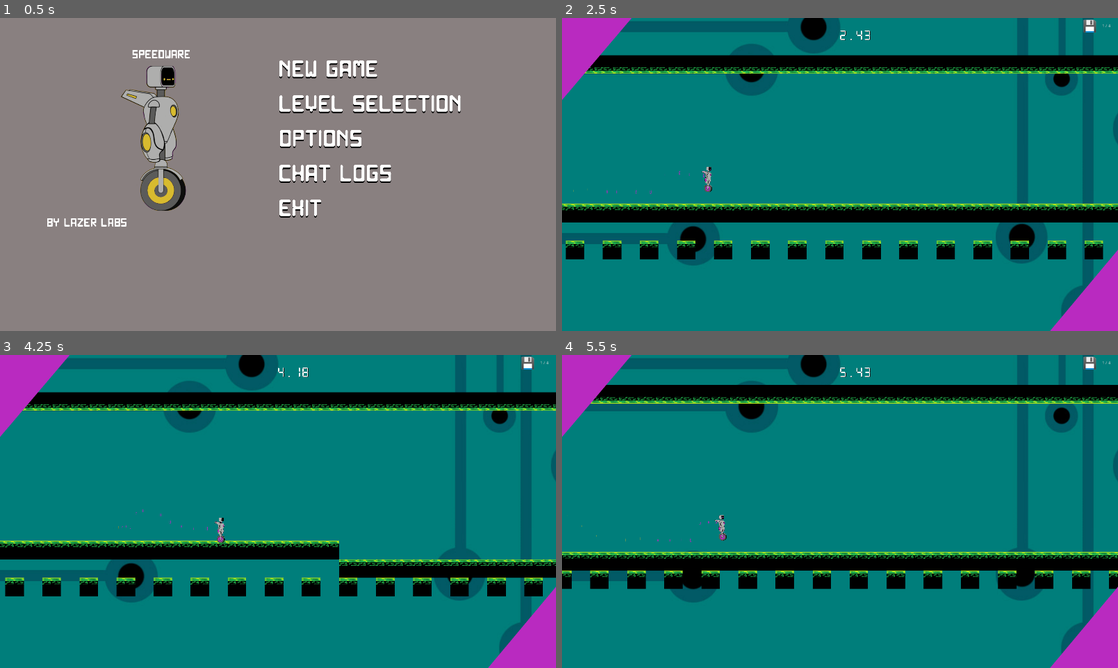
Above: before the commit, frames 1-4 (two rows, left to right).
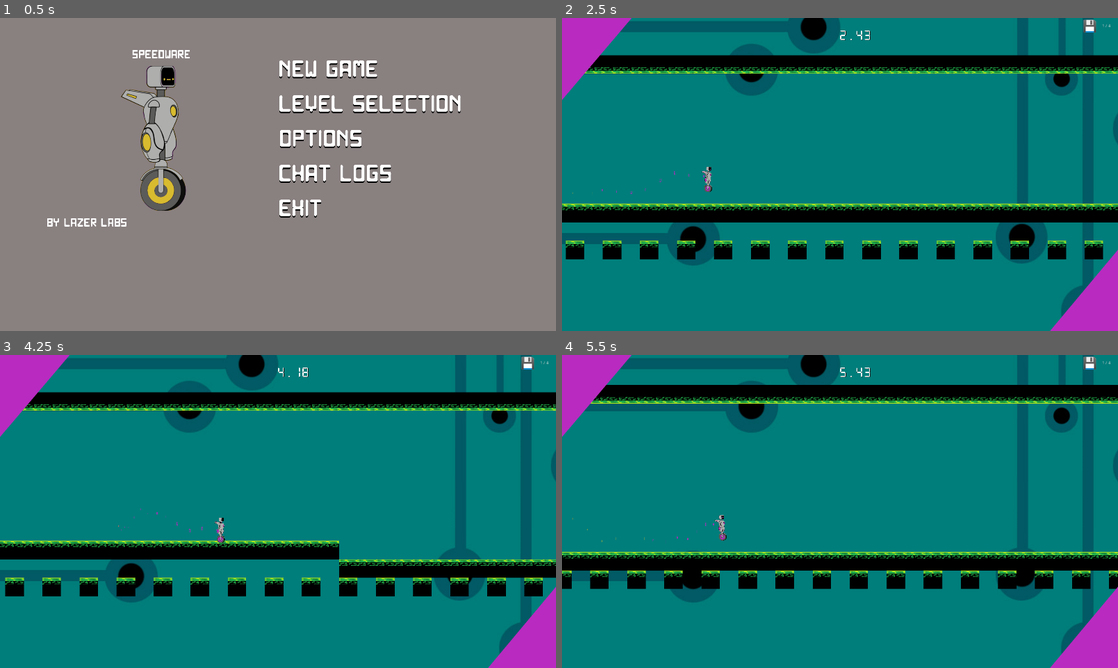
Above: after the commit, the same moments.

Repository: TheChriggu/Speedware
Game: Godot game, scene res://Menus/Startmenu/TitleScreen.tscn
Two runs of this game, one before a commit and one after it. Both use one fixed random seed, a clock stepped at 60 frames per second and the inputs below. Sound files missing from this copy of the repository are replaced by a short silence.
Inputs (mouse positions are in pixels of both pictures, inside the frame that each line leads up to):
- Up to frame 1 (0.5 s): no input
- Up to frame 2 (2.5 s): click "new Game" at 0.5 s; move the mouse to (962, 158) at 1.27 s; hold D (move_right) from 1.28 s (still down); right-click (962, 158) at 1.35 s; tap Space (jump) at 1.52, 2.27 s; move the mouse to (728, 190) at 2.02 s; right-click (728, 190) at 2.1 s
- Up to frame 3 (4.25 s): move the mouse to (333, 442) at 2.77 s; release D (move_right) at 2.78 s; hold A (move_left) 2.78-3.53 s; right-click (333, 442) at 2.85 s; move the mouse to (250, 574) at 3.52 s; hold D (move_right) from 3.53 s (still down); right-click (250, 574) at 3.6 s; tap Space (jump) at 3.77 s
- Up to frame 4 (5.5 s): move the mouse to (1006, 558) at 4.27 s; right-click (1006, 558) at 4.35 s; tap Space (jump) at 4.52, 5.27 s; move the mouse to (673, 464) at 5.02 s; release D (move_right) at 5.03 s; hold A (move_left) from 5.03 s (still down); right-click (673, 464) at 5.1 s

Frame 1 is identical in both runs. In frame 2, less than 0.1% of the frame differs, in the area x 1-26%, y 48-57%; in frame 3, less than 0.1%, in the area x 21-40%, y 49-57%; in frame 4, less than 0.1%.

Commit message:
-added right shoulder buttons to switch color -changed player to start with correctly colored trail
--HG--
branch : WorkingVersion_MS02

Diff:
--- a/Menus/Startmenu/TitleScreen.tscn
+++ b/Menus/Startmenu/TitleScreen.tscn
@@ -318,7 +318,7 @@
 "values": [ Vector2( 0, 240 ) ]
 }
 
-[node name="TitleScreen" type="Control"]
+[node name="TitleScreen" type="Control" index="0"]
 
 pause_mode = 2
 anchor_left = 0.0
--- a/Player/playerKinematic.tscn
+++ b/Player/playerKinematic.tscn
@@ -433,7 +433,7 @@
 show_behind_parent = true
 position = Vector2( 3.33757, -8.7665 )
 rotation = -1.5708
-emitting = false
+emitting = true
 amount = 20
 lifetime = 10.0
 one_shot = false
@@ -458,7 +458,7 @@
 show_behind_parent = true
 position = Vector2( 3.33757, -8.7665 )
 rotation = -1.5708
-emitting = true
+emitting = false
 amount = 20
 lifetime = 10.0
 one_shot = false
--- a/project.godot
+++ b/project.godot
@@ -58,6 +58,8 @@
 switchColor=[ Object(InputEventMouseButton,"resource_local_to_scene":false,"resource_name":"","device":0,"alt":false,"s …(214 unchanged characters)…
 , Object(InputEventKey,"resource_local_to_scene":false,"resource_name":"","device":0,"alt":false,"shift":false,"control":false,"meta":false,"command":false,"pressed":false,"scancode":16777237,"unicode":0,"echo":false,"script":null)
 , Object(InputEventJoypadButton,"resource_local_to_scene":false,"resource_name":"","device":0,"button_index":1,"pressure":0.0,"pressed":false,"script":null)
+, Object(InputEventJoypadButton,"resource_local_to_scene":false,"resource_name":"","device":0,"button_index":5,"pressure":0.0,"pressed":false,"script":null)
+, Object(InputEventJoypadButton,"resource_local_to_scene":false,"resource_name":"","device":0,"button_index":7,"pressure":0.0,"pressed":false,"script":null)
  ]
 pause=[ Object(InputEventKey,"resource_local_to_scene":false,"resource_name":"","device":0,"alt":false,"shift":false,"control":false,"meta":false,"command":false,"pressed":false,"scancode":80,"unicode":0,"echo":false,"script":null)
 , Object(InputEventJoypadButton,"resource_local_to_scene":false,"resource_name":"","device":0,"button_index":11,"pressure":0.0,"pressed":false,"script":null)
